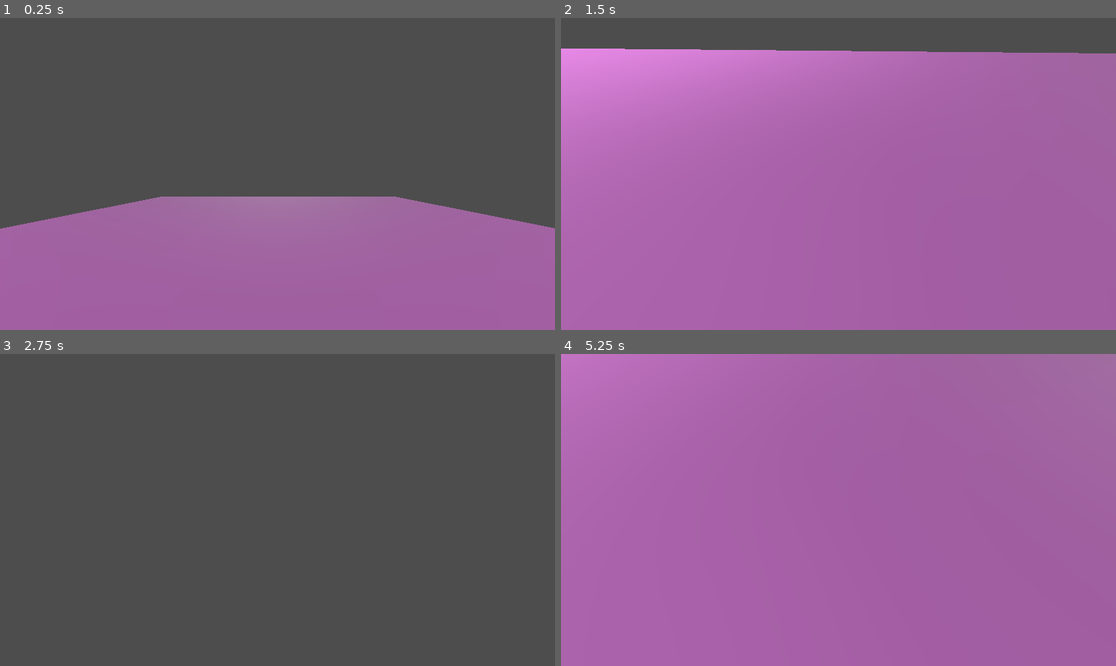
Above: before the commit, frames 1-4 (two rows, left to right).
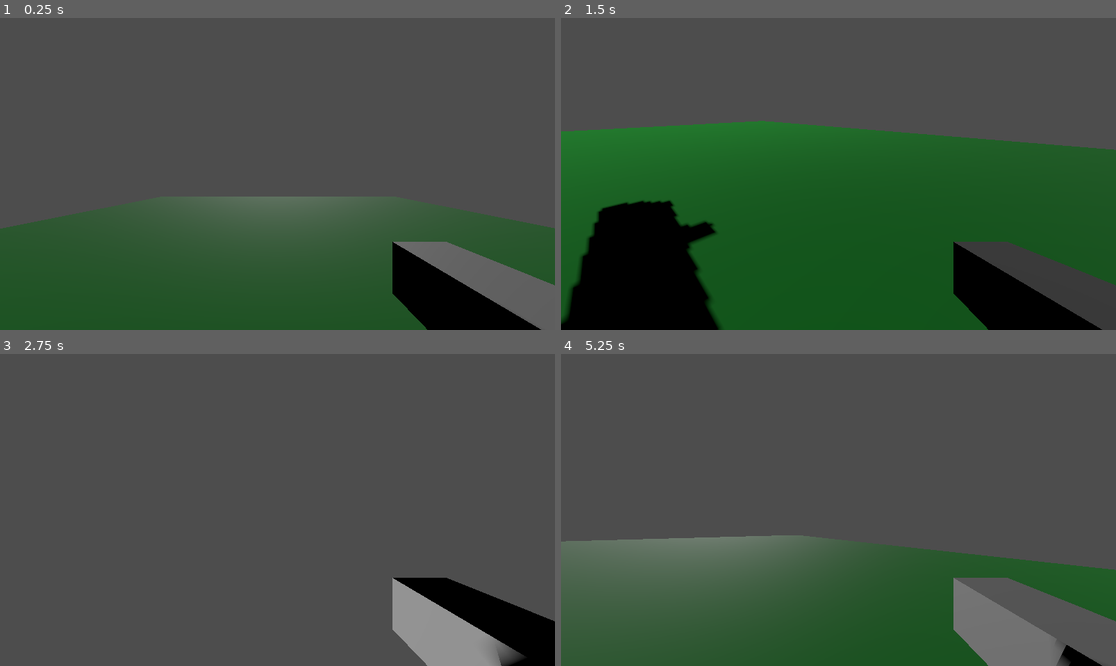
Above: after the commit, the same moments.

Repository: G4vp/BugCraft
Game: Godot game, scene res://Scenes/testEnv.tscn
The game is run twice, just before and just after one commit, with the same random seed, the same clock (stepped at 60 frames per second) and the same inputs.
Inputs (mouse positions are in pixels of both pictures, inside the frame that each line leads up to):
- Up to frame 1 (0.25 s): no input
- Up to frame 2 (1.5 s): tap Enter (ui_accept) at 0.5, 0.6 s; move the mouse to (960, 158) at 0.52 s; hold D (key_right) 0.53-1.28 s; tap Space (key_jump, bound only after the commit) at 0.77, 0.8, 1.07, 1.35 s; move the mouse to (727, 189) at 1.27 s; hold S (key_down) from 1.28 s (still down)
- Up to frame 3 (2.75 s): tap Space (key_jump, bound only after the commit) at 1.52, 1.82, 2.3 s; tap Enter (ui_accept) at 1.55, 2.1 s; move the mouse to (333, 441) at 2.02 s; release S (key_down) at 2.03 s; hold D (key_right) from 2.03 s (still down)
- Up to frame 4 (5.25 s): move the mouse to (810, 572) at 2.77 s; release D (key_right) at 2.78 s; hold W (key_up) 2.78-3.53 s; tap Enter (ui_accept) at 2.85, 4.35, 5.1 s; tap Space (key_jump, bound only after the commit) at 3.02, 3.32, 3.6, 3.77, 4.07, 4.52, 4.82 s; move the mouse to (1005, 556) at 3.52 s; hold A (key_left) 3.53-5.03 s; move the mouse to (672, 463) at 4.27 s; move the mouse to (866, 510) at 5.02 s; hold S (key_down) from 5.03 s (still down)

The runs differ from the first frame. In frame 1, 40% of the frame differs, in the area x 0-100%, y 57-100%; in frame 2, 89%; in frame 3, 6.4%; in frame 4, 100%, in the area x 0-100%, y 0-100%.

Commit message:
Player is now a cube

Diff:
--- a/Scenes/player.tscn
+++ b/Scenes/player.tscn
@@ -1,20 +1,29 @@
-[gd_scene load_steps=4 format=3 uid="uid://dwee1cjuko7cc"]
+[gd_scene load_steps=5 format=3 uid="uid://dwee1cjuko7cc"]
 
 [ext_resource type="Script" path="res://Scripts/player.gd" id="1_32akl"]
 
-[sub_resource type="CapsuleShape3D" id="CapsuleShape3D_akx2l"]
+[sub_resource type="BoxShape3D" id="BoxShape3D_qgvyp"]
+size = Vector3(1, 1.765, 1)
 
-[sub_resource type="CapsuleMesh" id="CapsuleMesh_3nhv1"]
+[sub_resource type="BoxMesh" id="BoxMesh_b38ss"]
+size = Vector3(1, 1.765, 1)
+
+[sub_resource type="BoxMesh" id="BoxMesh_uyyg3"]
+size = Vector3(0.254, 0.241, 1)
 
 [node name="Player" type="CharacterBody3D"]
 script = ExtResource("1_32akl")
 
 [node name="CollisionShape3D" type="CollisionShape3D" parent="."]
-shape = SubResource("CapsuleShape3D_akx2l")
+shape = SubResource("BoxShape3D_qgvyp")
 
 [node name="MeshInstance3D" type="MeshInstance3D" parent="."]
-mesh = SubResource("CapsuleMesh_3nhv1")
+mesh = SubResource("BoxMesh_b38ss")
 skeleton = NodePath("../CollisionShape3D")
 
 [node name="Camera3D" type="Camera3D" parent="."]
 transform = Transform3D(1, 0, 0, 0, 1, 0, 0, 0, 1, 0, 0.569085, 0)
+
+[node name="Hand" type="MeshInstance3D" parent="."]
+transform = Transform3D(1, 0, 0, 0, 1, 0, 0, 0, 1, 0.665851, 0.13058, -0.451153)
+mesh = SubResource("BoxMesh_uyyg3")
--- a/Scenes/testEnv.tscn
+++ b/Scenes/testEnv.tscn
@@ -5,7 +5,7 @@
 [sub_resource type="BoxShape3D" id="BoxShape3D_1aeie"]
 
 [sub_resource type="StandardMaterial3D" id="StandardMaterial3D_gnrql"]
-albedo_color = Color(1, 0.580392, 1, 1)
+albedo_color = Color(0, 0.494118, 0.121569, 1)
 
 [sub_resource type="BoxMesh" id="BoxMesh_24mvu"]
 material = SubResource("StandardMaterial3D_gnrql")
@@ -23,7 +23,6 @@
 shape = SubResource("BoxShape3D_1aeie")
 
 [node name="MeshInstance3D" type="MeshInstance3D" parent="StaticBody3D"]
-transform = Transform3D(1, 0, 0, 0, 1, 0, 0, 0, 1, 0, 0, 0)
 mesh = SubResource("BoxMesh_24mvu")
 skeleton = NodePath("../CollisionShape3D")
 
--- a/Scripts/player.gd
+++ b/Scripts/player.gd
@@ -3,7 +3,7 @@
 
 const SPEED = 5.0
 const JUMP_VELOCITY = 4.5
-const LOOKAROUND_SPEED = 0.02
+const LOOKAROUND_SPEED = 0.01
 
 # Get the gravity from the project settings to be synced with RigidBody nodes.
 var gravity = ProjectSettings.get_setting("physics/3d/default_gravity")
@@ -11,17 +11,35 @@
 var rot_x = 0
 var rot_y = 0
 
+func _ready():
+	Input.mouse_mode = Input.MOUSE_MODE_CONFINED_HIDDEN
+
 func _physics_process(delta):
 	player_movement(delta)
 
 	move_and_slide()
+
+func _input(event):
+	if event is InputEventMouseMotion:
+		player_camera(event)
+
+func player_camera(event):
+	# modify accumulated mouse rotation
+	rot_x -= event.relative.x * LOOKAROUND_SPEED
+	rot_y -= event.relative.y * LOOKAROUND_SPEED
+
+	rot_y = clampf(rot_y, -PI/3, PI/3)
+
+	transform.basis = Basis() # reset rotation
+	rotate_object_local(Vector3(0, 1, 0), rot_x) # first rotate in Y
+	rotate_object_local(Vector3(1, 0, 0), rot_y) # then rotate in X
 
 func player_movement(delta):
 		# Add the gravity.
 	if not is_on_floor():
 		velocity.y -= gravity * delta
 	# Handle Jump.
-	if Input.is_action_just_pressed("ui_accept") and is_on_floor():
+	if Input.is_action_just_pressed("key_jump") and is_on_floor():
 		velocity.y = JUMP_VELOCITY
 
 	# Get the input direction and handle the movement/deceleration.
@@ -34,15 +52,3 @@
 	else:
 		velocity.x = move_toward(velocity.x, 0, SPEED)
 		velocity.z = move_toward(velocity.z, 0, SPEED)
-
-func _input(event):
-	if event is InputEventMouseMotion:
-		# modify accumulated mouse rotation
-		rot_x += event.relative.x * LOOKAROUND_SPEED
-		rot_y -= event.relative.y * LOOKAROUND_SPEED
-
-		rot_y = clampf(rot_y, -PI/3, PI/3)
-
-		transform.basis = Basis() # reset rotation
-		rotate_object_local(Vector3(0, 1, 0), rot_x) # first rotate in Y
-		rotate_object_local(Vector3(1, 0, 0), rot_y) # then rotate in X
--- a/project.godot
+++ b/project.godot
@@ -41,3 +41,8 @@
 "events": [Object(InputEventKey,"resource_local_to_scene":false,"resource_name":"","device":-1,"window_id":0,"alt_pressed":false,"shift_pressed":false,"ctrl_pressed":false,"meta_pressed":false,"pressed":false,"keycode":0,"physical_keycode":68,"key_label":0,"unicode":100,"echo":false,"script":null)
 ]
 }
+key_jump={
+"deadzone": 0.5,
+"events": [Object(InputEventKey,"resource_local_to_scene":false,"resource_name":"","device":-1,"window_id":0,"alt_pressed":false,"shift_pressed":false,"ctrl_pressed":false,"meta_pressed":false,"pressed":false,"keycode":0,"physical_keycode":32,"key_label":0,"unicode":32,"echo":false,"script":null)
+]
+}
